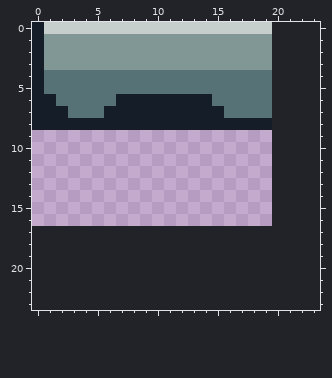
Pixel-art file: simple_ground_27.aseprite. Above, as it was before the edit.
20x17 pixels, 1 frame. The old version is drawn lined up with the new one, on the new canvas.
And afterwards:
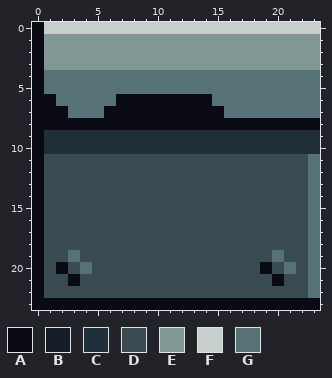
Palette (. is transparent): A #090a14  B #151d28  C #202e37  D #394a50  E #819796  F #c7cfcc  G #577277
Diff:
canvas 20x17 -> 24x24
@@ x 0..23 @@
- 0 BFFFFFFFFFFFFFFFFFFF....
- 1 BEEEEEEEEEEEEEEEEEEE....
- 2 BEEEEEEEEEEEEEEEEEEE....
- 3 BEEEEEEEEEEEEEEEEEEE....
- 4 BGGGGGGGGGGGGGGGGGGG....
- 5 BGGGGGGGGGGGGGGGGGGG....
- 6 BBGGGGGBBBBBBBBGGGGG....
- 7 BBBGGGBBBBBBBBBBGGGG....
- 8 BBBBBBBBBBBBBBBBBBBB....
- 9 ........................
-10 ........................
-11 ........................
-12 ........................
-13 ........................
-14 ........................
-15 ........................
-16 ........................
-17 ........................
-18 ........................
-19 ........................
-20 ........................
-21 ........................
-22 ........................
-23 ........................
+ 0 AFFFFFFFFFFFFFFFFFFFFFFF
+ 1 AEEEEEEEEEEEEEEEEEEEEEEE
+ 2 AEEEEEEEEEEEEEEEEEEEEEEE
+ 3 AEEEEEEEEEEEEEEEEEEEEEEE
+ 4 AGGGGGGGGGGGGGGGGGGGGGGG
+ 5 AGGGGGGGGGGGGGGGGGGGGGGG
+ 6 AAGGGGGAAAAAAAAGGGGGGGGG
+ 7 AAAGGGAAAAAAAAAAGGGGGGGG
+ 8 AAAAAAAAAAAAAAAAAAAAAAAA
+ 9 ACCCCCCCCCCCCCCCCCCCCCCC
+10 ACCCCCCCCCCCCCCCCCCCCCCC
+11 ADDDDDDDDDDDDDDDDDDDDDDG
+12 ADDDDDDDDDDDDDDDDDDDDDDG
+13 ADDDDDDDDDDDDDDDDDDDDDDG
+14 ADDDDDDDDDDDDDDDDDDDDDDG
+15 ADDDDDDDDDDDDDDDDDDDDDDG
+16 ADDDDDDDDDDDDDDDDDDDDDDG
+17 ADDDDDDDDDDDDDDDDDDDDDDG
+18 ADDDDDDDDDDDDDDDDDDDDDDG
+19 ADDGDDDDDDDDDDDDDDDDGDDG
+20 ADADGDDDDDDDDDDDDDDADGDG
+21 ADDADDDDDDDDDDDDDDDDADDG
+22 ADDDDDDDDDDDDDDDDDDDDDDG
+23 AAAAAAAAAAAAAAAAAAAAAAAA
